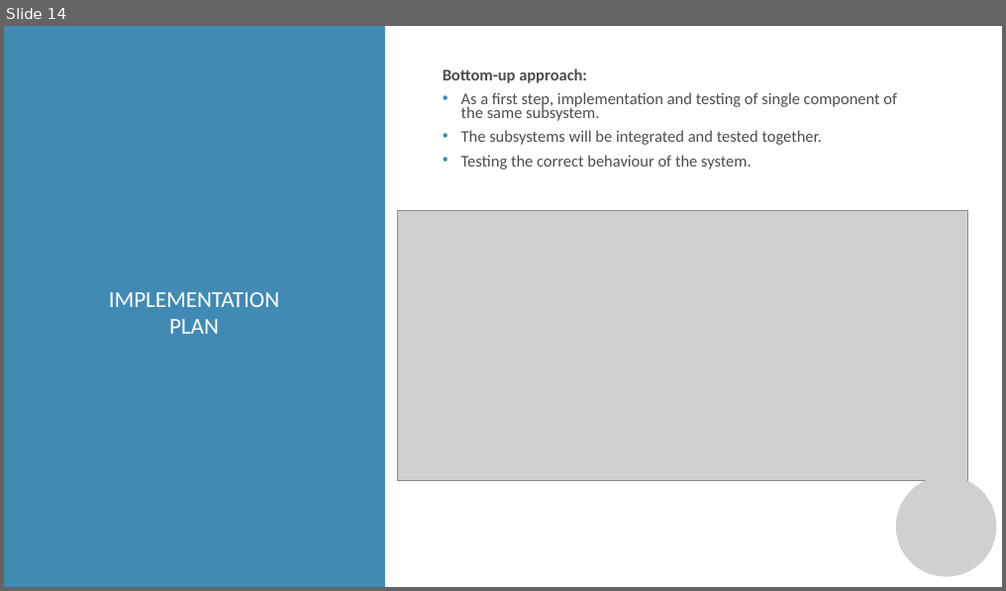
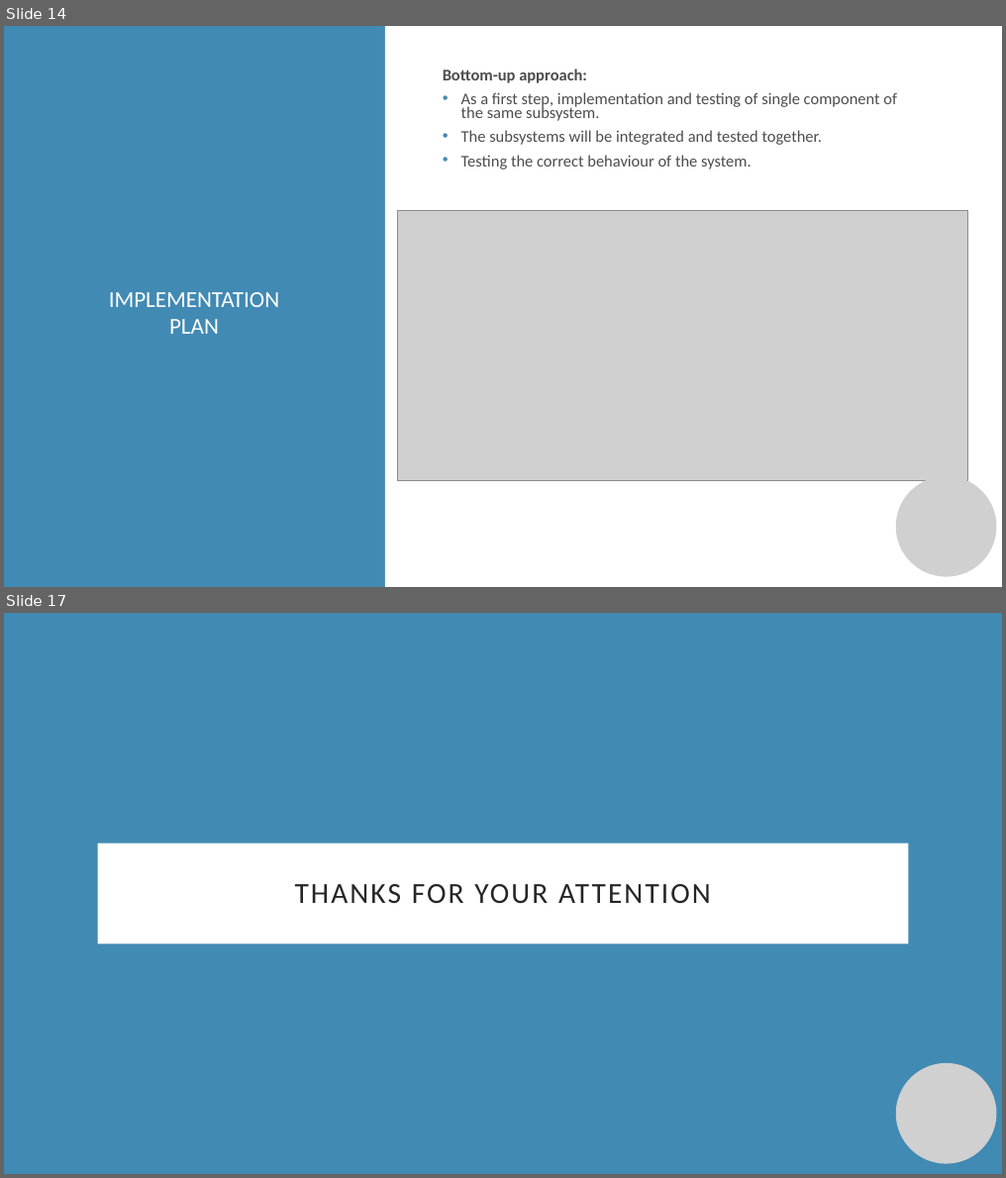
Before and after one commit to manuelsalamino/SoftwareEngineering2-Project, a slide deck: Presentazione standard3.pptx. Shown one above the other, each under a label of ours: slide 14 before the commit, slides 14 and 17 after it; the slides between them are not shown. The pictures are 1006x591 and 1006x1178 pixels, drawn with LibreOffice and Linux fonts; fonts in the diff are those of the drawing; grey boxes stand for pictures; background and template pictures are left out. Boxes give left, top, right and bottom in pixels: in the first picture for what was removed or moved away, otherwise in the second. Text is boxed around its words. In the diff, an @@ line names an element or a change of style, - is before the commit and + after.

```diff
--- a/Presentazione standard3.pptx
+++ b/Presentazione standard3.pptx
@@ slide 17 added at <box>4,613,1002,1174</box>, background #418AB3 @@
@@ rectangle added at <box>98,844,908,945</box>, fill #FFFFFF, 28 pt, text #262626 @@
+THANKS FOR YOUR ATTENTION
@@ picture added at <box>896,1063,997,1164</box> @@
```
Also in this commit, not shown: 1 slide changed, 1 other slide added.
